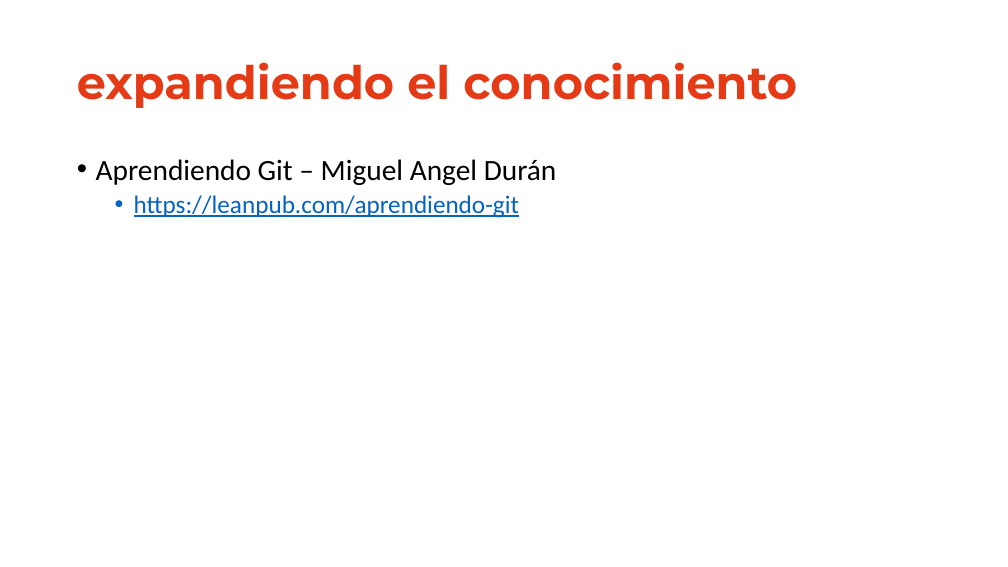
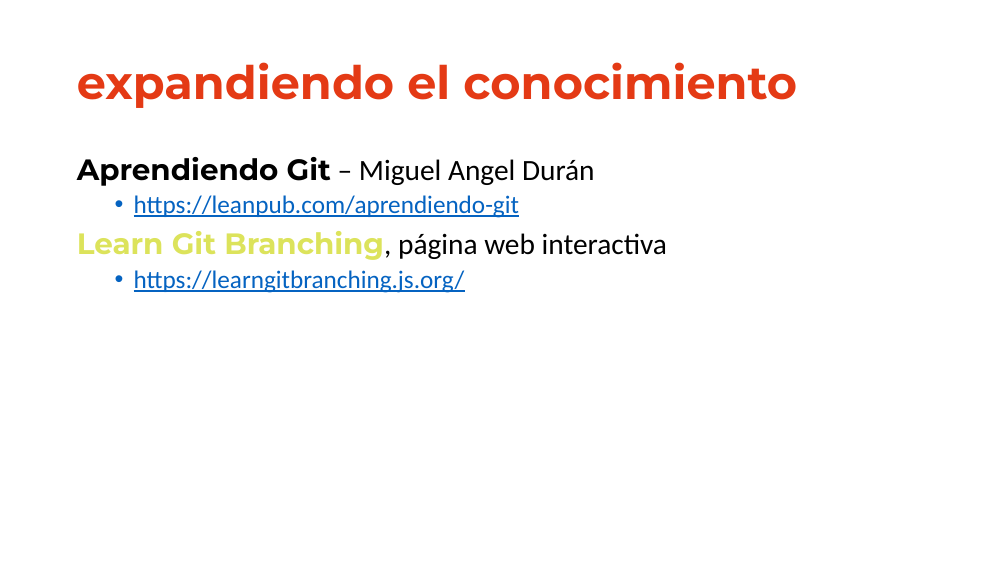
Before and after one commit to jofaval/talks-about, a slide deck: slide 33 of simplifying-git/fear-the-cli-no-more/simplifying-git-fear-the-cli-no-more.slides.es.pptx (slide 22 before the commit). Drawn at 1008x567 pixels with LibreOffice and Linux fonts; fonts in the diff are those of the drawing. Boxes give left, top, right and bottom in pixels: in the first picture for what was removed or moved away, otherwise in the second. Text is boxed around its words. In the diff, an @@ line names an element or a change of style, - is before the commit and + after.

```diff
--- a/simplifying-git/fear-the-cli-no-more/simplifying-git-fear-the-cli-no-more.slides.es.pptx
+++ b/simplifying-git/fear-the-cli-no-more/simplifying-git-fear-the-cli-no-more.slides.es.pptx
@@ text at box(77, 157, 595, 186): font Calibri to Montserrat, bold on in "Aprendiendo Git"; bullet • to none @@
@@ text at box(77, 231, 667, 293): paragraphs added @@
+Learn Git Branching, página web interactiva
+  • https://learngitbranching.js.org/
```
Also in this commit, not shown: 11 other slides changed, 11 slides added, 1 other file.
